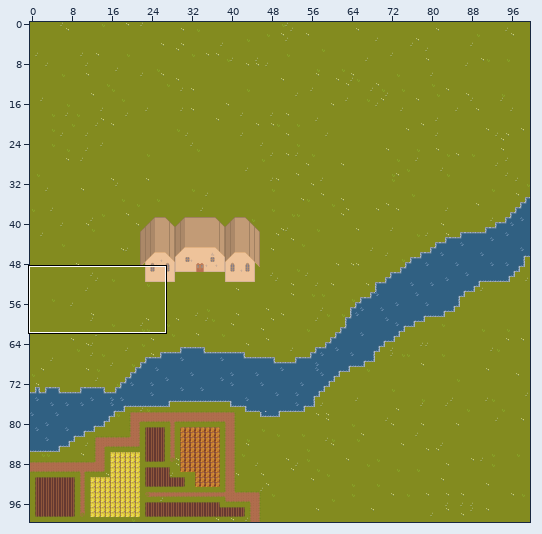
Tiled map (JSON) -- res/map/outside.json. Above, an overview of the earlier version with the close-up marked.
Close-up. Earlier state:
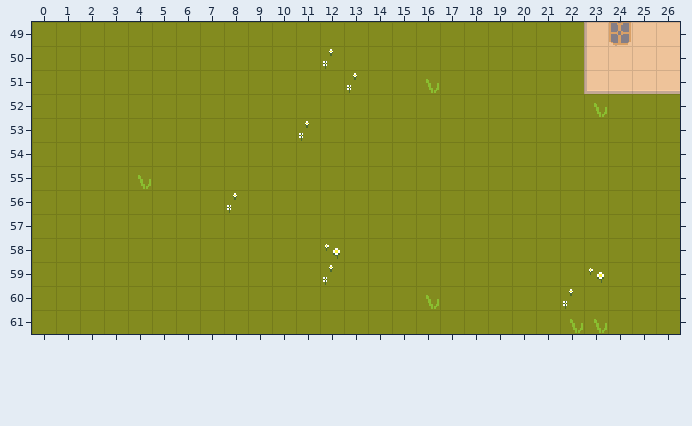
Cells are 16x16 px. Shown: x 0..26, y 49..61. The commit also changed other parts of the map, which this record leaves out. Tiles whose own drawing changed are shown in their newer look in all pictures.
New version:
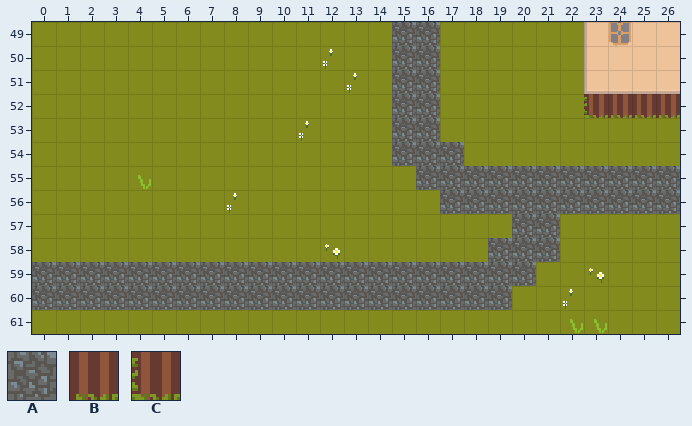
Key: from "tileset": A 40, B 73, C 90.
_ is an empty cell.
Changes in this commit:
Layer "Paths":
y 49..51: x 15..16 __ -> AA
y 52: x 15..16 __ -> AA; x 23..26 ____ -> CBBB
y 53: x 15..16 __ -> AA
y 54: x 15..17 ___ -> AAA
y 55: x 16..26 ___________ -> AAAAAAAAAAA
y 56: x 17..26 __________ -> AAAAAAAAAA
y 57: x 20..21 __ -> AA
y 58: x 19..21 ___ -> AAA
y 59: x 0..20 _____________________ -> AAAAAAAAAAAAAAAAAAAAA
y 60: x 0..19 ____________________ -> AAAAAAAAAAAAAAAAAAAA
